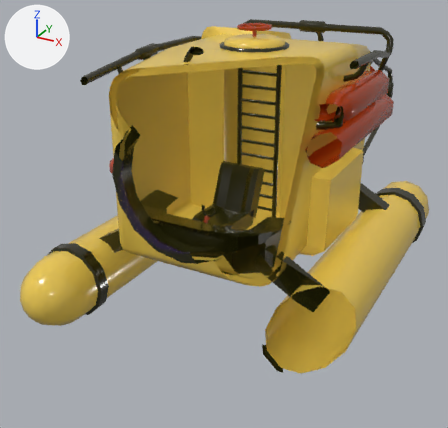
The FBX model UnityProject/Assets/Models/Submarine.fbx as it was, and as the next commit left it.
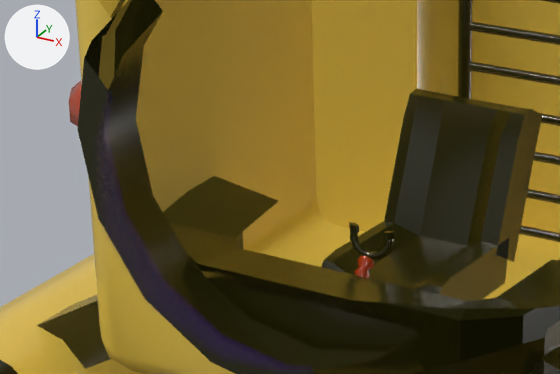
Old and new are each drawn whole from a 50 mm camera at (4.87, -10.58, 5.05) aimed at (-0.61, -0.61, 0.07) and again close up on the part from 19% to 60% of the width and 31% to 59% of the height. The axes (+X, +Y, +Z) are drawn at upper left. The lights are the same throughout. Everything nearer to the camera than a plane just in front of the edit is cut away. Where no turn or scale is listed for an object, it has been applied to the vertices.
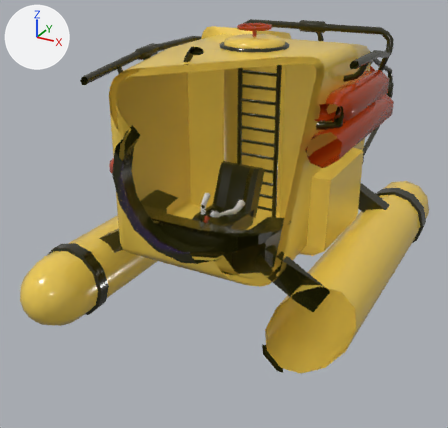
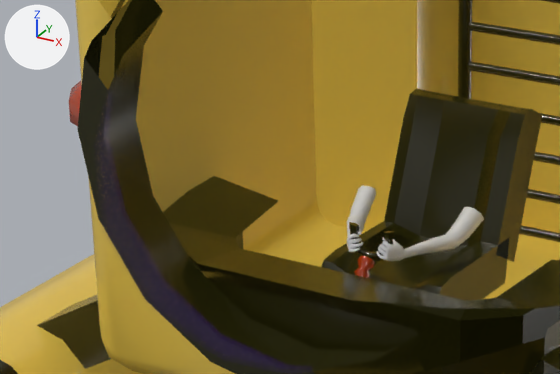
The change in detail:
Mesh me_mesh_003 is new.
It has 660 vertices, 1300 faces and spans x -0.409..0.411, y -2.315..-1.662, z 0.764..0.965.
Object 'SubmarineArms' (ob_submarinearms) is new; it shows me_mesh_003.
Its location is (0.0, 0.0, 0.0).

Changed parts and their boxes (x1, y1, x2, y2) in the close-ups (560 x 374 px):
'SubmarineArms', added
    after: (346, 185, 484, 261)
